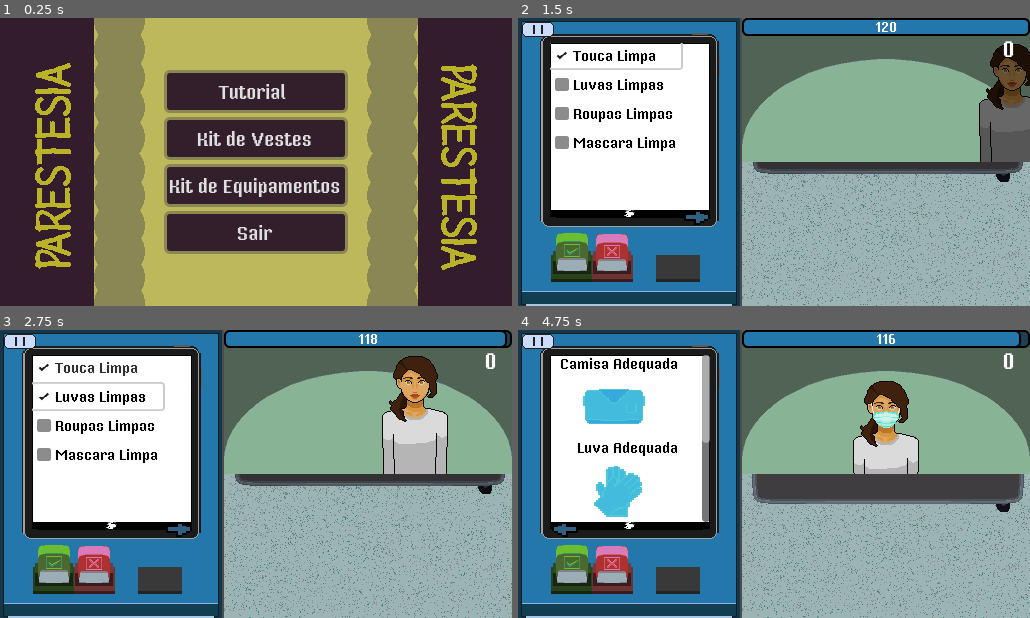
Above: before the commit, frames 1-4 (two rows, left to right).
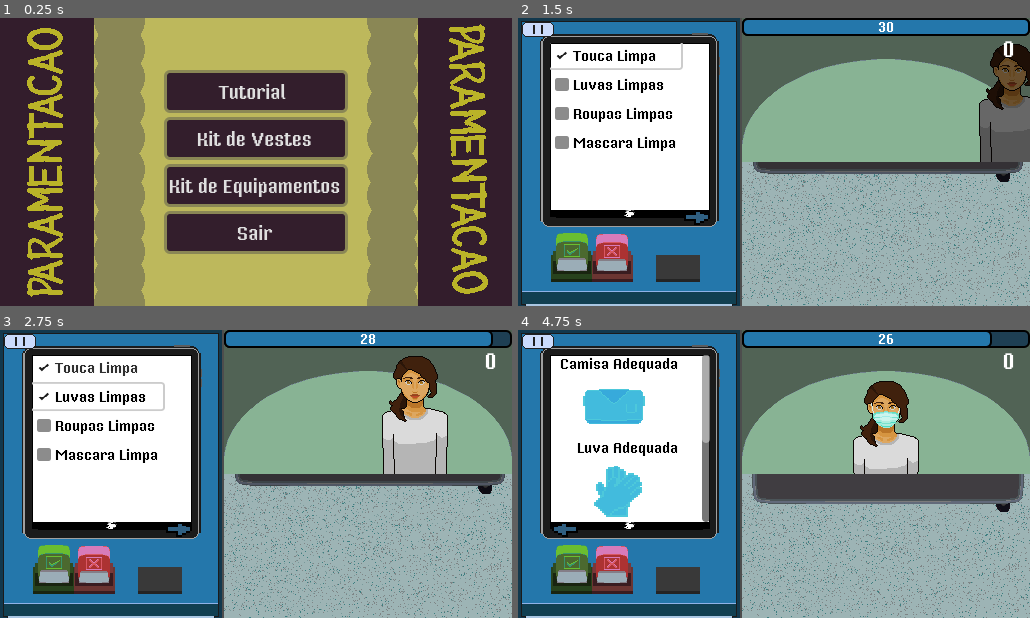
Above: after the commit, the same moments.

Repository: caduceusj/projeto-saude-arte-vida
Game: Godot game, scene res://PapersPleaseClone/Cenas/Menu/miniGameMenu.tscn
Two runs of this game, one before a commit and one after it. Both use one fixed random seed, a clock stepped at 60 frames per second and the inputs below.
Inputs (mouse positions are in pixels of both pictures, inside the frame that each line leads up to):
- Up to frame 1 (0.25 s): no input
- Up to frame 2 (1.5 s): click "Kit de Vestes" at 0.5 s; click "Touca Limpa" at 1.25 s
- Up to frame 3 (2.75 s): click "Luvas Limpas" at 2 s
- Up to frame 4 (4.75 s): click "Roupas Limpas" at 2.75 s; click "Mascara Limpa" at 3.5 s; click (697, 528) at 4.25 s

The runs differ from the first frame. In frame 1, 7.4% of the frame differs, in the area x 5-96%, y 2-97%; in frame 2, less than 0.1%; in frame 3, 0.2%; in frame 4, 0.4%.

Commit message:
more Mosu stages added

Diff:
--- a/PapersPleaseClone/Scripts/HUD.gd
+++ b/PapersPleaseClone/Scripts/HUD.gd
@@ -41,7 +41,7 @@
 	$EndgameScreen.show()
 	if(pontuacao >= 30):
 		$EndgameScreen/Text.text = "Ótimo Trabalho !"
-		$EndgameScreen/Label.text = "Você executou corretamente a parte da Parestesia e obteve a pontuação de " +str(pontuacao)+ " pontos"
+		$EndgameScreen/Label.text = "Você executou corretamente a parte da Paramentação e obteve a pontuação de " +str(pontuacao)+ " pontos"
 	elif(pontuacao < 30):
 		$EndgameScreen/Text.text = "Você Pode Melhorar!"
 		$EndgameScreen/Label.text = "Você pode fazer melhor! sua pontuação foi de apenas  " +str(pontuacao)+ " pontos, tente novamente!"
--- a/PapersPleaseClone/Scripts/barra_progresso.gd
+++ b/PapersPleaseClone/Scripts/barra_progresso.gd
@@ -1,6 +1,6 @@
 extends Control
 
-const MAX_VALUE = 120
+const MAX_VALUE = 30
 
 # Called when the node enters the scene tree for the first time.
 func _ready():
Binary file changed: PapersPleaseClone/Sprites/UI/menu.png
